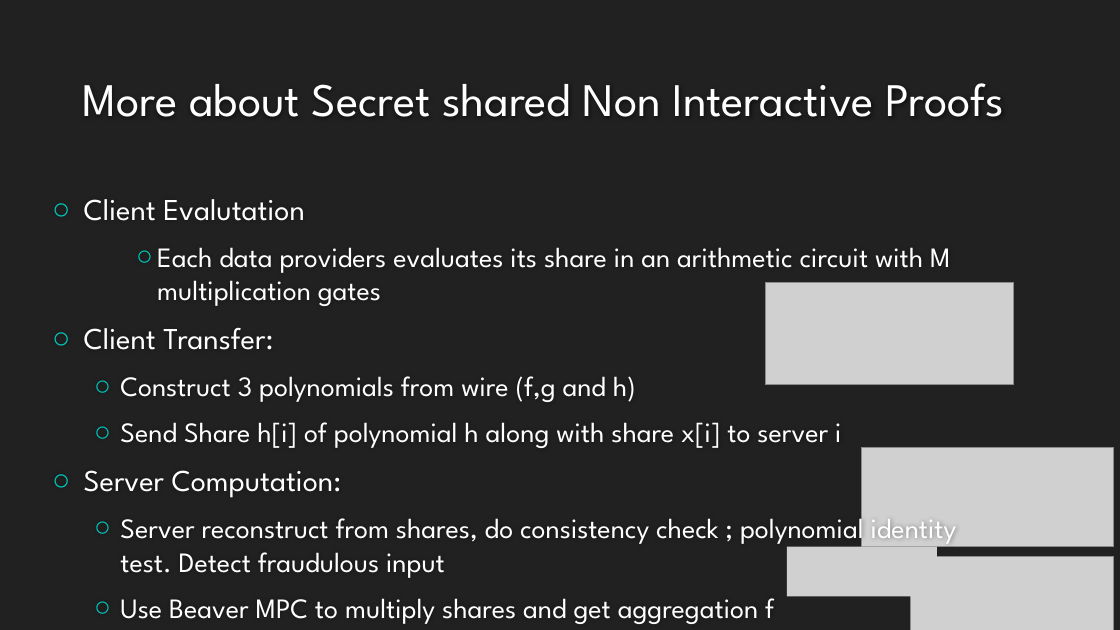
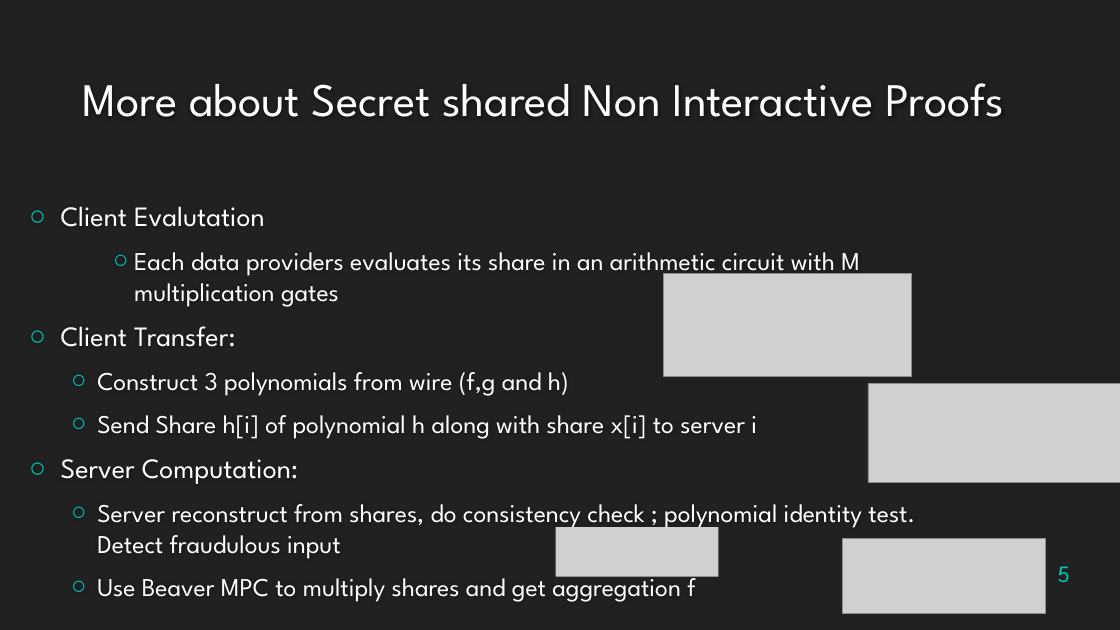
Before and after one commit to maxpr/MasterProjectDocuments, a slide deck: slide 5 of doc/Présentation.pptx. Drawn at 1120x630 pixels with LibreOffice and Linux fonts; fonts in the diff are those of the drawing; grey boxes stand for pictures; background and template pictures are left out. Boxes give left, top, right and bottom in pixels: in the first picture for what was removed or moved away, otherwise in the second. Text is boxed around its words. In the diff, an @@ line names an element or a change of style, - is before the commit and + after.

```diff
--- a/doc/Présentation.pptx
+++ b/doc/Présentation.pptx
@@ text "Client Evalutation": place and size @@
-text "Client Evalutation" at [84, 199, 957, 624]
+text "Client Evalutation" at [61, 206, 915, 602]
@@ text "Client Evalutation" at [61, 206, 915, 602]: size 26 to 24 pt in "Client Evalutation", "Client Transfer:", "Server Computation:"; size 24 to 22 pt in "Each data providers evaluates its share in ...", "Construct 3 polynomials from wire (f,g and ...", "Send Share h[i] of polynomial h along ...", "Server reconstruct from shares, do consistency check ..." and 1 more places @@
@@ picture: place and size @@
-picture at [766, 282, 1014, 385]
+picture at [664, 274, 912, 376]
@@ picture: place and size @@
-picture at [862, 448, 1114, 547]
+picture at [868, 384, 1120, 483]
@@ picture added at [556, 528, 719, 577] @@
@@ picture: place and size @@
-picture at [911, 556, 1114, 630]
+picture at [843, 539, 1046, 613]
@@ picture removed at [787, 547, 937, 597] @@
@@ page number added at [1058, 566, 1070, 582], 20 pt, text #00C6BB @@
+5
```
Also in this commit, not shown: 4 other slides changed, 3 slides added, 1 slide removed, 17 other files.
